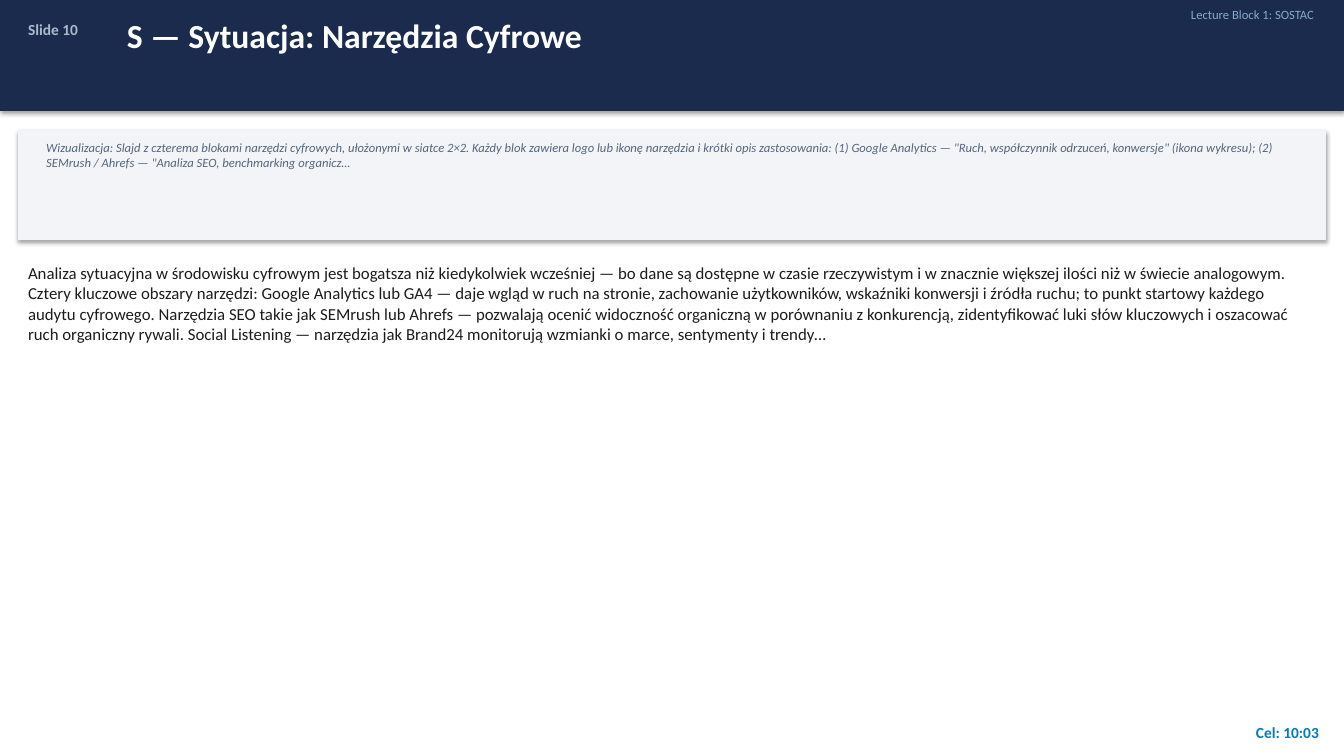
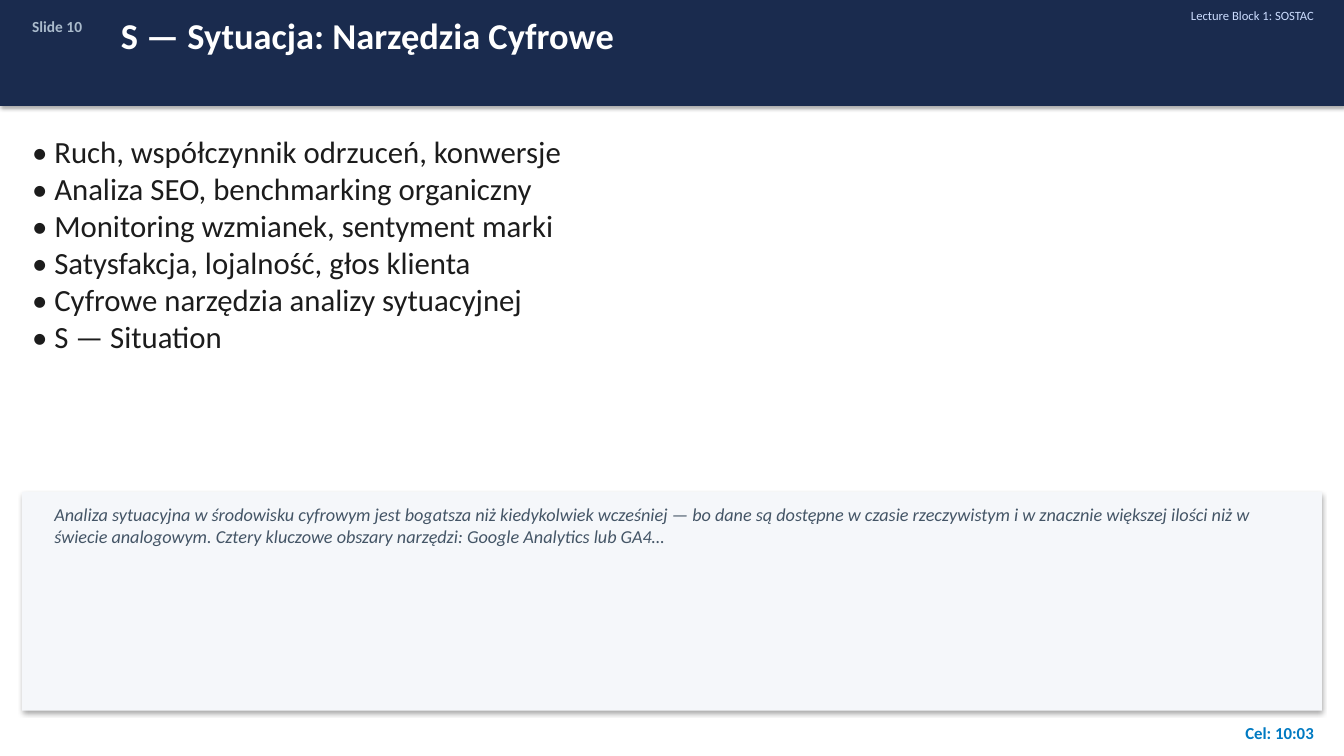
Before and after one commit to porwisz/marketing-zajecia, a slide deck: slide 10 of course-materials/Strategia_Marketingu_Cyfrowego.pptx. Drawn at 1344x756 pixels with LibreOffice and Linux fonts; fonts in the diff are those of the drawing. Boxes give left, top, right and bottom in pixels: in the first picture for what was removed or moved away, otherwise in the second. Text is boxed around its words. In the diff, an @@ line names an element or a change of style, - is before the commit and + after.

```diff
--- a/course-materials/Strategia_Marketingu_Cyfrowego.pptx
+++ b/course-materials/Strategia_Marketingu_Cyfrowego.pptx
@@ rectangle: place and size @@
-rectangle at bbox=[0, 0, 1344, 111]
+rectangle at bbox=[0, 0, 1344, 106]
@@ text "Slide 10": place and size @@
-text "Slide 10" at bbox=[28, 24, 78, 35]
+text "Slide 10" at bbox=[32, 21, 82, 32]
@@ text "S — Sytuacja: Narzędzia Cyfrowe" at bbox=[121, 23, 613, 55]: size 24 to 26 pt @@
@@ text "Lecture Block 1: SOSTAC" at bbox=[1191, 11, 1314, 20]: text colour #88AACC to #CCDDFF @@
@@ rectangle removed at bbox=[18, 129, 1326, 240] @@
@@ text removed at bbox=[46, 143, 1272, 169] @@
-Wizualizacja: Slajd z czterema blokami narzędzi cyfrowych, ułożonymi w siatce 2×2. Każdy blok zawiera logo lub ikonę narzędzia i krótki opis zastosowania: (1) Google Analytics — "Ruch, współczynnik odrzuceń, konwersje" (ikona wykresu); (2) SEMrush / Ahrefs — "Analiza SEO, benchmarking organicz…
@@ text added at bbox=[54, 141, 561, 349], 22 pt, text #1C1C1C @@
+• Ruch, współczynnik odrzuceń, konwersje
+• Analiza SEO, benchmarking organiczny
+• Monitoring wzmianek, sentyment marki
+• Satysfakcja, lojalność, głos klienta
+• Cyfrowe narzędzia analizy sytuacyjnej
+• S — Situation
@@ rectangle added at bbox=[22, 492, 1322, 711], fill #F5F7FA @@
@@ text at bbox=[54, 508, 1249, 546]: text changed; size 12 to 13 pt; text colour #1C1C1C to #445566; italic on @@
-Analiza sytuacyjna w środowisku cyfrowym jest bogatsza niż kiedykolwiek wcześniej — bo dane są dostępne w czasie rzeczywistym i w znacznie większej ilości niż w świecie analogowym. Cztery kluczowe obszary narzędzi: Google Analytics lub GA4 — daje wgląd w ruch na stronie, zachowanie użytkowników, wskaźniki konwersji i źródła ruchu; to punkt startowy każdego audytu cyfrowego. Narzędzia SEO takie jak SEMrush lub Ahrefs — pozwalają ocenić widoczność organiczną w porównaniu z konkurencją, zidentyfikować luki słów kluczowych i oszacować ruch organiczny rywali. Social Listening — narzędzia jak Brand24 monitorują wzmianki o marce, sentymenty i trendy…
+Analiza sytuacyjna w środowisku cyfrowym jest bogatsza niż kiedykolwiek wcześniej — bo dane są dostępne w czasie rzeczywistym i w znacznie większej ilości niż w świecie analogowym. Cztery kluczowe obszary narzędzi: Google Analytics lub GA4…
@@ text "Cel: 10:03": place and size @@
-text "Cel: 10:03" at bbox=[1256, 727, 1318, 738]
+text "Cel: 10:03" at bbox=[1245, 727, 1314, 739]
@@ text "Cel: 10:03" at bbox=[1245, 727, 1314, 739]: size 11 to 12 pt @@
```
Also in this commit, not shown: 81 other slides changed, 3 slides added, 3 slides removed, 1 other file.
